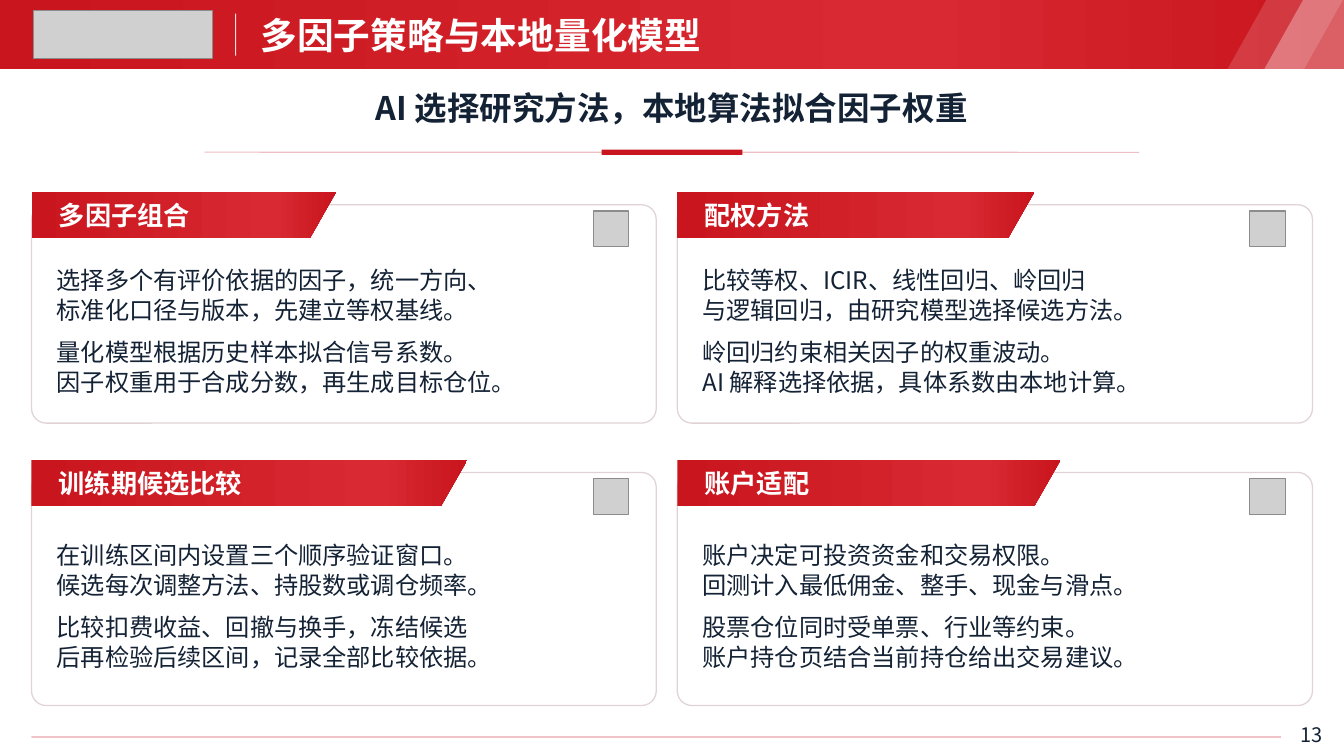
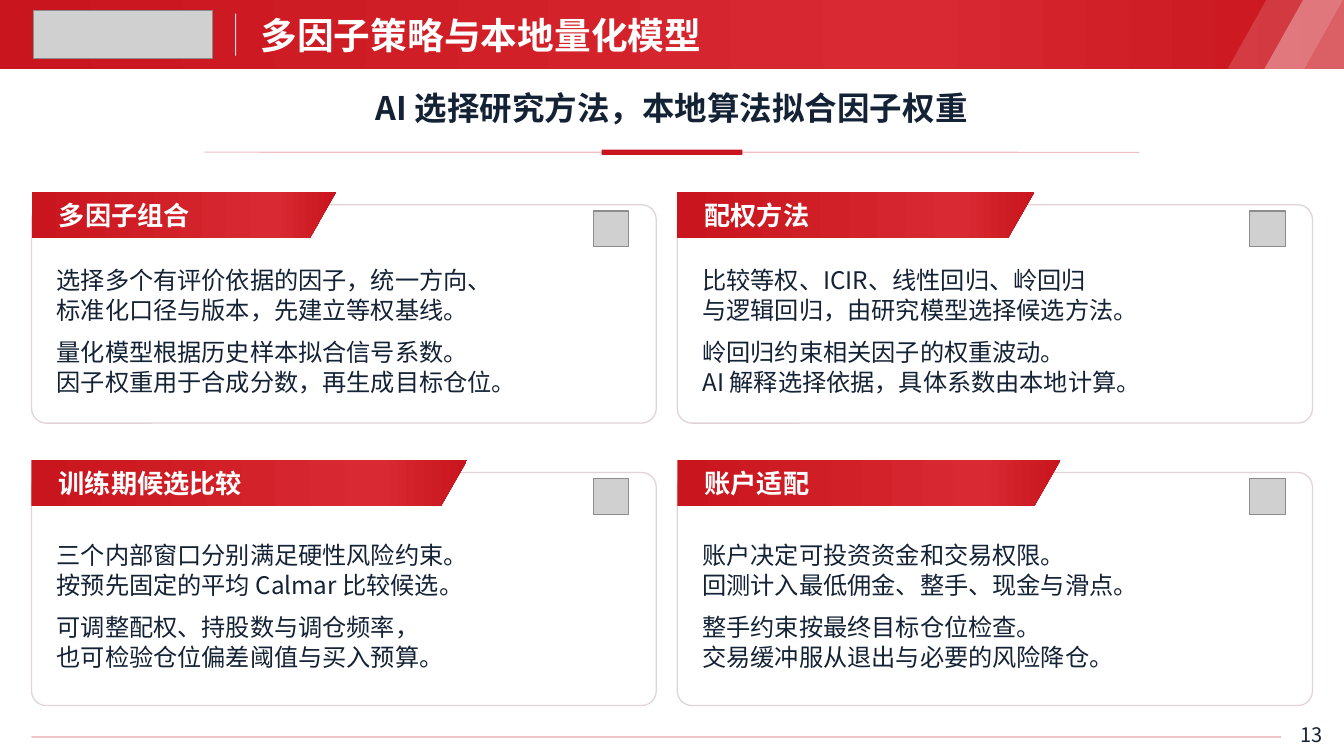
Before and after one commit to accelerator-s/QuantLens, a slide deck: slide 13 of 项目介绍.pptx. Drawn at 1344x756 pixels with LibreOffice and Linux fonts; fonts in the diff are those of the drawing; grey boxes stand for pictures; background and template pictures are left out. Boxes give left, top, right and bottom in pixels: in the first picture for what was removed or moved away, otherwise in the second. Text is boxed around its words. In the diff, an @@ line names an element or a change of style, - is before the commit and + after.

```diff
--- a/项目介绍.pptx
+++ b/项目介绍.pptx
@@ text at [57, 543, 468, 596]: text changed @@
-在训练区间内设置三个顺序验证窗口。
-候选每次调整方法、持股数或调仓频率。
+三个内部窗口分别满足硬性风险约束。
+按预先固定的平均 Calmar 比较候选。
@@ text at [57, 615, 444, 668]: text changed @@
-比较扣费收益、回撤与换手，冻结候选
-后再检验后续区间，记录全部比较依据。
+可调整配权、持股数与调仓频率，
+也可检验仓位偏差阈值与买入预算。
@@ text at [702, 615, 1113, 668]: text changed @@
-股票仓位同时受单票、行业等约束。
-账户持仓页结合当前持仓给出交易建议。
+整手约束按最终目标仓位检查。
+交易缓冲服从退出与必要的风险降仓。
```
Also in this commit, not shown: 5 other slides changed, 35 other files.
